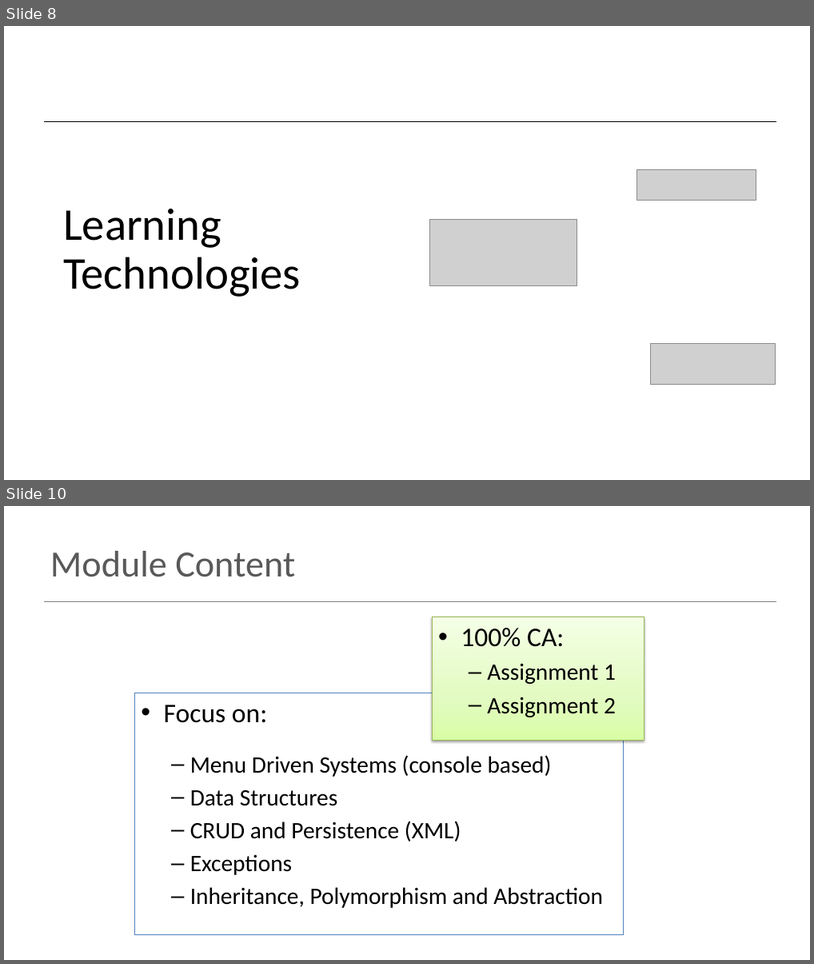
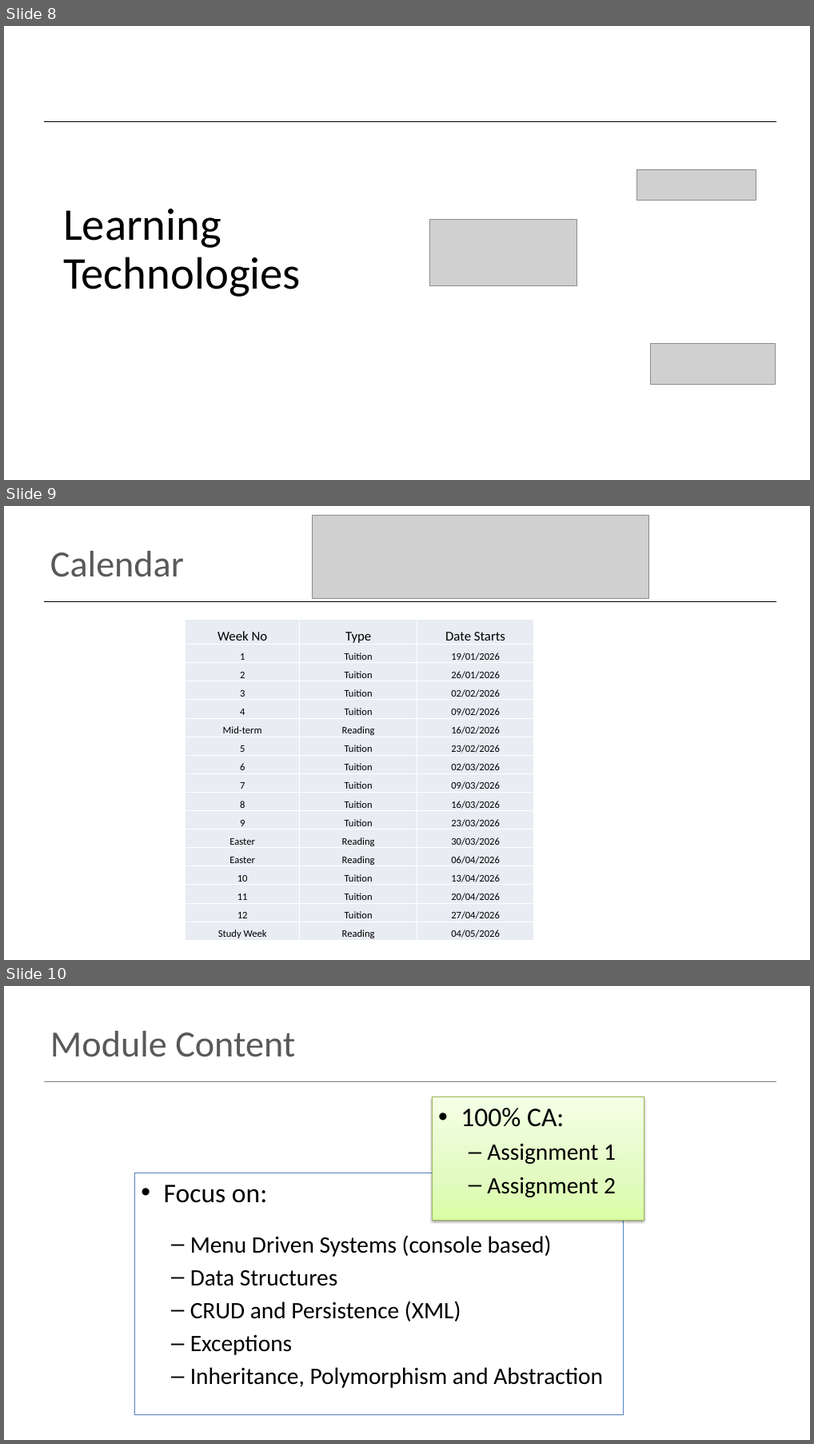
Before and after one commit to Programming-Fundamentals-SETU/prog-fund-2-jan-26, a slide deck: topic01-IntelliJ-JVM-and-IO/unit-01a-introduction/talk-1-intro-to-module/intro-to-module.pptx. Shown one above the other, each under a label of ours: slides 8 and 10 before the commit, slides 8, 9 and 10 after it; the slides between them are not shown. The pictures are 814x964 and 814x1444 pixels, drawn with LibreOffice and Linux fonts; fonts in the diff are those of the drawing; grey boxes stand for pictures. Boxes give left, top, right and bottom in pixels: in the first picture for what was removed or moved away, otherwise in the second. Text is boxed around its words. In the diff, an @@ line names an element or a change of style, - is before the commit and + after.

Commit message:
updated week 1

```diff
--- a/topic01-IntelliJ-JVM-and-IO/unit-01a-introduction/talk-1-intro-to-module/intro-to-module.pptx
+++ b/topic01-IntelliJ-JVM-and-IO/unit-01a-introduction/talk-1-intro-to-module/intro-to-module.pptx
@@ slide 9 added at [4,506,810,960], background #FFFFFF; not listed: 1 template element that a slide beside it also shows @@
@@ picture added at [313,515,649,599] @@
@@ title added at [50,551,184,577], 44 pt, text #595959 @@
+Calendar
@@ table added at [186,619,534,941], 17 rows, 3 columns @@
+Week No | Type | Date Starts
+1 | Tuition | 19/01/2026
+2 | Tuition | 26/01/2026
+3 | Tuition | 02/02/2026
+4 | Tuition | 09/02/2026
+Mid-term | Reading | 16/02/2026
+5 | Tuition | 23/02/2026
+6 | Tuition | 02/03/2026
+7 | Tuition | 09/03/2026
+8 | Tuition | 16/03/2026
+9 | Tuition | 23/03/2026
+Easter | Reading | 30/03/2026
+Easter | Reading | 06/04/2026
+10 | Tuition | 13/04/2026
+11 | Tuition | 20/04/2026
+12 | Tuition | 27/04/2026
+Study Week | Reading | 04/05/2026
```
Also in this commit, not shown: 3 slides changed, 1 slide removed, 8 other files.
